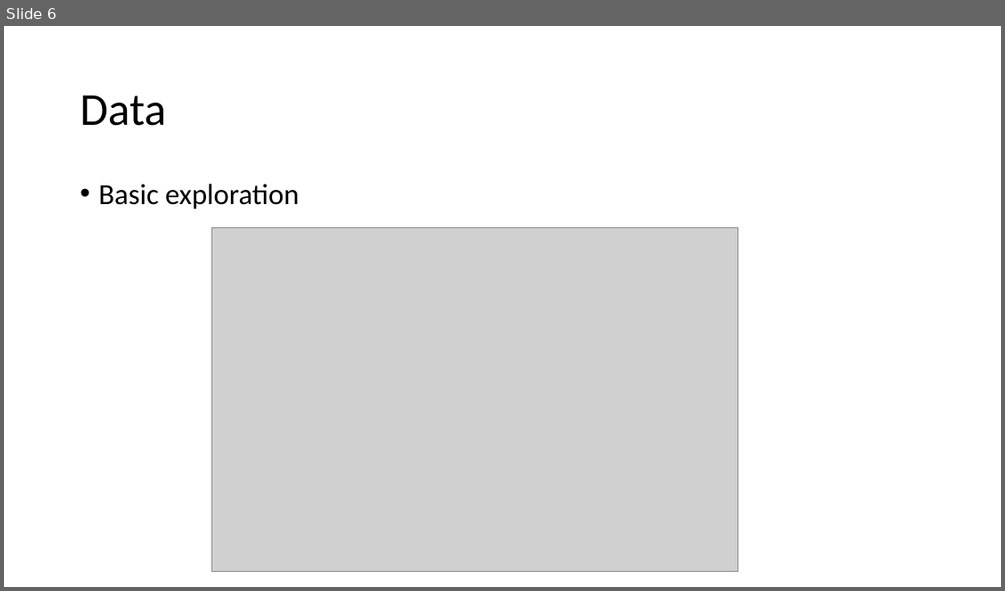
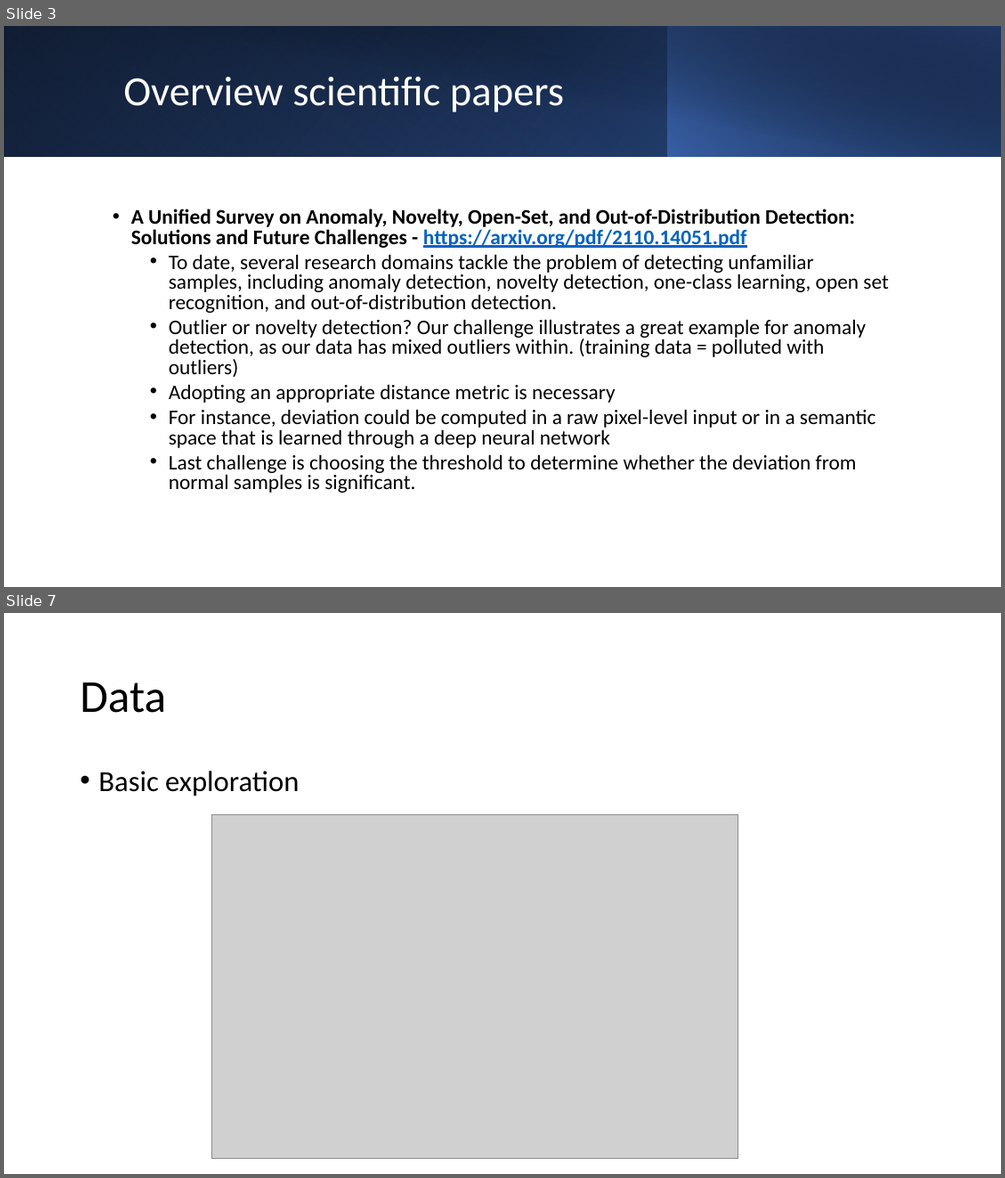
Before and after one commit to Createdd/computervision_ue, a slide deck: present1.pptx. Shown one above the other, each under a label of ours: slide 6 before the commit, slides 3 and 7 after it; the slides between them are not shown. The pictures are 1005x591 and 1005x1178 pixels, drawn with LibreOffice and Linux fonts; fonts in the diff are those of the drawing; grey boxes stand for pictures. Boxes give left, top, right and bottom in pixels: in the first picture for what was removed or moved away, otherwise in the second. Text is boxed around its words. In the diff, an @@ line names an element or a change of style, - is before the commit and + after.

```diff
--- a/present1.pptx
+++ b/present1.pptx
@@ slide 3 added at (4,26,1001,587), background #FFFFFF @@
@@ rectangle added at (4,26,1001,156), fill gradient #000000 to #2F5597 @@
@@ rectangle added at (4,26,668,156), fill gradient #4472C4 to #203864 @@
@@ rectangle added at (41,26,1001,157), fill gradient #000000 to #203864 @@
@@ rectangle added at (667,26,1001,156), fill gradient #4472C4 to #000000 @@
@@ title added at (123,76,564,112), 40 pt, text #FFFFFF @@
+Overview scientific papers
@@ text added at (131,208,888,492), 20 pt, text #000000 @@
+• A Unified Survey on Anomaly, Novelty, Open-Set, and Out-of-Distribution Detection: Solutions and Future Challenges - https://arxiv.org/pdf/2110.14051.pdf
+  • To date, several research domains tackle the problem of detecting unfamiliar samples, including anomaly detection, novelty detection, one-class learning, open set recognition, and out-of-distribution detection.
+  • Outlier or novelty detection? Our challenge illustrates a great example for anomaly detection, as our data has mixed outliers within. (training data = polluted with outliers)
+  • Adopting an appropriate distance metric is necessary
+  • For instance, deviation could be computed in a raw pixel-level input or in a semantic space that is learned through a deep neural network
+  • Last challenge is choosing the threshold to determine whether the deviation from normal samples is significant.
@@ what was slide 6 is now slide 7 @@
```
Also in this commit, not shown: 4 slides changed, 1 other slide added, 1 slide removed.
